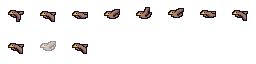
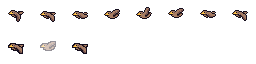
Layer changes from the first w=256, h=64 image to the second:
painted on "Layer 2" over left=8, top=7, right=248, bottom=22
